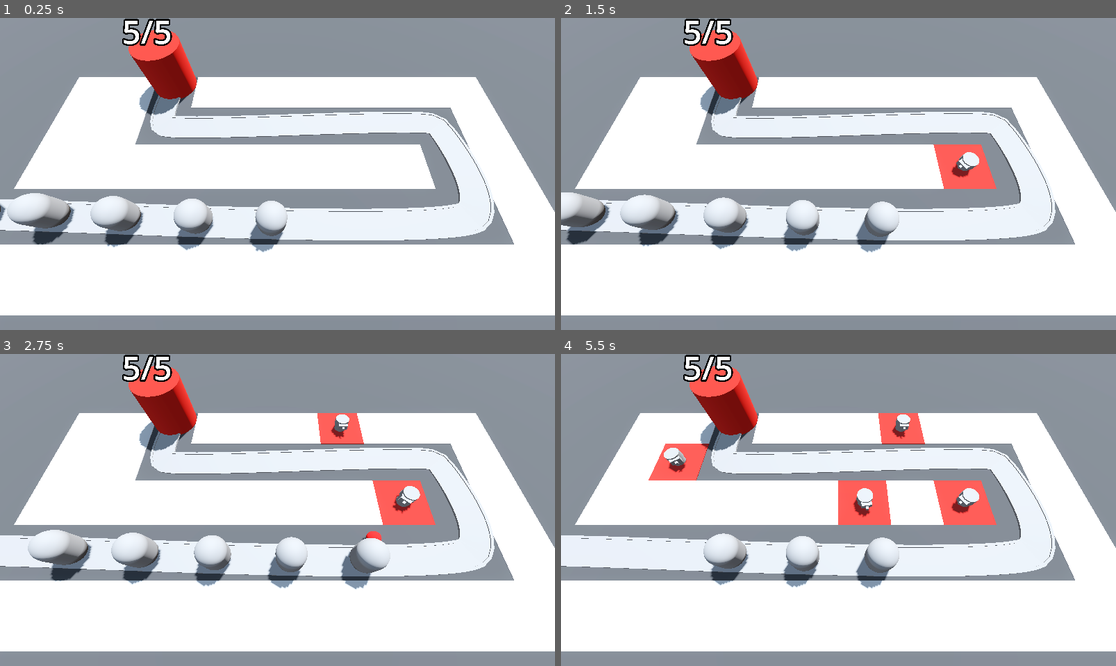
Above: before the commit, frames 1-4 (two rows, left to right).
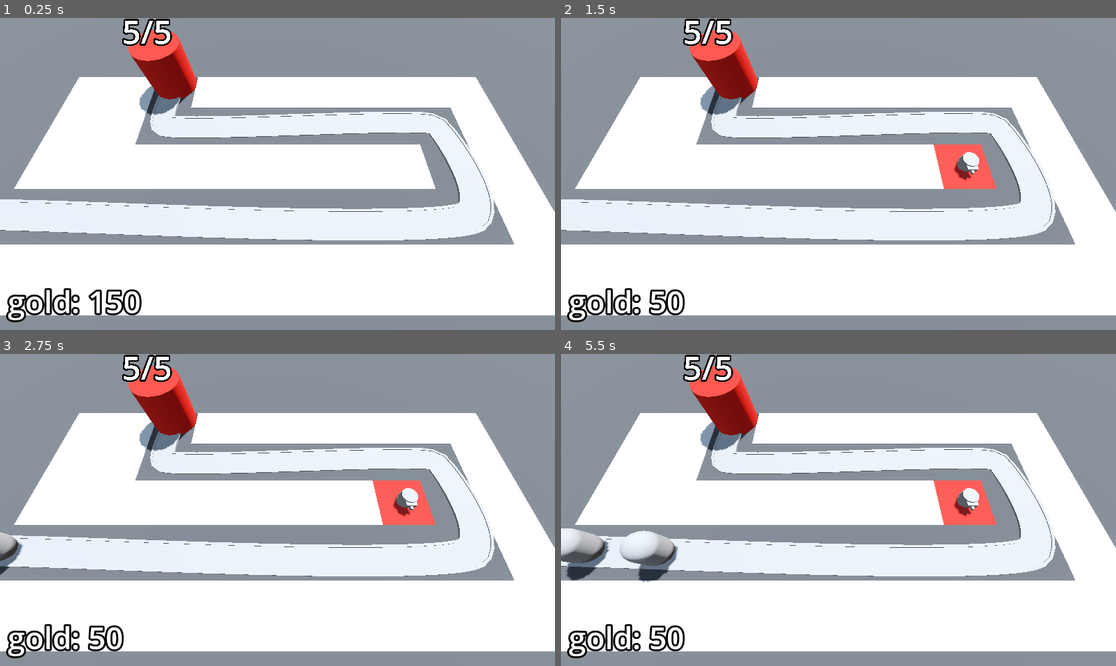
Above: after the commit, the same moments.

Repository: powerfrontier/barbarian-blaster
Game: Godot game, scene res://BaseLevel.tscn
The game is run twice, just before and just after one commit, with the same random seed, the same clock (stepped at 60 frames per second) and the same inputs.
Inputs (mouse positions are in pixels of both pictures, inside the frame that each line leads up to):
- Up to frame 1 (0.25 s): no input
- Up to frame 2 (1.5 s): move the mouse to (960, 158) at 0.52 s; press the mouse at (960, 158) at 0.53 s; move the mouse to (727, 189) at 1.27 s; release the mouse at (727, 189) at 1.28 s; click (727, 189) at 1.35 s
- Up to frame 3 (2.75 s): move the mouse to (333, 441) at 2.02 s; press the mouse at (333, 441) at 2.03 s
- Up to frame 4 (5.5 s): move the mouse to (810, 572) at 2.77 s; release the mouse at (810, 572) at 2.78 s; click (810, 572) at 2.85 s; move the mouse to (1005, 556) at 3.52 s; press the mouse at (1005, 556) at 3.53 s; move the mouse to (672, 463) at 4.27 s; release the mouse at (672, 463) at 4.28 s; click (672, 463) at 4.35 s; move the mouse to (866, 510) at 5.02 s; press the mouse at (866, 510) at 5.03 s

The runs differ from the first frame. In frame 1, 4.1% of the frame differs, in the area x 0-52%, y 56-98%; in frame 2, 4.8%; in frame 3, 5.9%; in frame 4, 7.5%, in the area x 0-76%, y 18-98%.

Commit message:
up to lesson 52

Diff:
--- /dev/null
+++ b/Bank.gd
@@ -0,0 +1,13 @@
+extends MarginContainer
+
+@export var starting_gold: int = 150
+
+@onready var label = $Label
+
+var gold: int:
+	set(gold_in):
+		gold = max(gold_in, 0)
+		label.text = "gold: " + str(gold)
+
+func _ready():
+	gold = starting_gold
--- a/BaseLevel.tscn
+++ b/BaseLevel.tscn
@@ -1,11 +1,13 @@
-[gd_scene load_steps=12 format=3 uid="uid://0lbujdxryj36"]
+[gd_scene load_steps=15 format=3 uid="uid://0lbujdxryj36"]
 
 [ext_resource type="MeshLibrary" uid="uid://bb6q0pf4b08c5" path="res://MeshLibraries/SpaceLibrary.tres" id="1_1s1jp"]
 [ext_resource type="PackedScene" uid="uid://w2s3jooqxk4x" path="res://RayPickerCamera/ray_picker_camera.tscn" id="1_u32rh"]
 [ext_resource type="PackedScene" uid="uid://cyilxrg4sjpyl" path="res://Enemy/enemy.tscn" id="2_cbias"]
 [ext_resource type="PackedScene" uid="uid://chl1wpuyr3s8r" path="res://Base/base.tscn" id="3_kw27p"]
+[ext_resource type="Script" path="res://EnemyPath.gd" id="3_sxuf2"]
 [ext_resource type="Script" path="res://TurretManager.gd" id="5_csha7"]
 [ext_resource type="PackedScene" uid="uid://d31qxh3cax27q" path="res://Turret/turret.tscn" id="6_fh355"]
+[ext_resource type="Script" path="res://Bank.gd" id="8_tvlc5"]
 
 [sub_resource type="ProceduralSkyMaterial" id="ProceduralSkyMaterial_tcfpv"]
 sky_horizon_color = Color(0.64625, 0.65575, 0.67075, 1)
@@ -29,6 +31,11 @@
 "tilts": PackedFloat32Array(0, 0, 0, 0, 0)
 }
 point_count = 5
+
+[sub_resource type="LabelSettings" id="LabelSettings_n4e4k"]
+font_size = 64
+outline_size = 16
+outline_color = Color(0, 0, 0, 1)
 
 [node name="BaseLevel" type="Node3D"]
 
@@ -56,10 +63,12 @@
 "cells": PackedInt32Array(65535, 65534, 131072, 65531, 65535, 131072, 4, 65535, 131072, 65535, 2, 131072, 65531, 65534, …(466 unchanged characters)…
 }
 
-[node name="Path3D" type="Path3D" parent="."]
+[node name="EnemyPath" type="Path3D" parent="."]
 curve = SubResource("Curve3D_ad7kd")
+script = ExtResource("3_sxuf2")
+enemy_scene = ExtResource("2_cbias")
 
-[node name="Road" type="CSGPolygon3D" parent="Path3D"]
+[node name="Road" type="CSGPolygon3D" parent="EnemyPath"]
 polygon = PackedVector2Array(-1, 0, -1, 0.1, 1, 0.1, 1, 0)
 mode = 2
 path_node = NodePath("..")
@@ -72,7 +81,7 @@
 path_u_distance = 1.0
 path_joined = false
 
-[node name="RightEdge" type="CSGPolygon3D" parent="Path3D"]
+[node name="RightEdge" type="CSGPolygon3D" parent="EnemyPath"]
 polygon = PackedVector2Array(0.9, 0, 0.9, 0.15, 1.1, 0.15, 1.1, 0)
 mode = 2
 path_node = NodePath("..")
@@ -85,7 +94,7 @@
 path_u_distance = 1.0
 path_joined = false
 
-[node name="LeftEdge" type="CSGPolygon3D" parent="Path3D"]
+[node name="LeftEdge" type="CSGPolygon3D" parent="EnemyPath"]
 polygon = PackedVector2Array(-1.1, 0, -1.1, 0.15, -0.9, 0.15, -0.9, 0)
 mode = 2
 path_node = NodePath("..")
@@ -98,28 +107,35 @@
 path_u_distance = 1.0
 path_joined = false
 
-[node name="Enemy" parent="Path3D" instance=ExtResource("2_cbias")]
-transform = Transform3D(0.151116, 0, -0.988474, 0, 0.999982, 0, 0.988487, 0, 0.151114, -21, 0, 6)
-
-[node name="Enemy2" parent="Path3D" instance=ExtResource("2_cbias")]
-transform = Transform3D(-0.0331728, 0.00510099, -0.999393, 0.000519354, 0.999969, 0.00508643, 0.999419, -0.000350327, -0.0331746, -16.0025, -0.0240792, 6.07175)
-progress = 5.0
-
-[node name="Enemy3" parent="Path3D" instance=ExtResource("2_cbias")]
-transform = Transform3D(-0.0353605, 0.00456287, -0.999322, 0.000530319, 0.999972, 0.00454685, 0.999344, -0.000369201, -0.0353621, -11.0055, -0.0483073, 6.24687)
-progress = 10.0
-
-[node name="Enemy4" parent="Path3D" instance=ExtResource("2_cbias")]
-transform = Transform3D(-0.0317257, 0.00371687, -0.999446, 0.000515446, 0.999975, 0.00370229, 0.999468, -0.000397725, -0.0317269, -6.00848, -0.0690615, 6.41631)
-progress = 15.0
-
-[node name="Enemy5" parent="Path3D" instance=ExtResource("2_cbias")]
-transform = Transform3D(-0.0238207, 0.00246101, -0.999671, 0.000491267, 0.999979, 0.00244994, 0.999687, -0.000432769, -0.0238215, -1.01044, -0.0846667, 6.55722)
-progress = 20.0
+[node name="Timer" type="Timer" parent="EnemyPath"]
+wait_time = 2.0
+autostart = true
 
 [node name="Base" parent="." instance=ExtResource("3_kw27p")]
 
 [node name="TurretManager" type="Node3D" parent="." node_paths=PackedStringArray("enemy_path")]
 script = ExtResource("5_csha7")
 turret = ExtResource("6_fh355")
-enemy_path = NodePath("../Path3D")
+enemy_path = NodePath("../EnemyPath")
+
+[node name="Bank" type="MarginContainer" parent="." groups=["bank"]]
+anchors_preset = 15
+anchor_right = 1.0
+anchor_bottom = 1.0
+grow_horizontal = 2
+grow_vertical = 2
+mouse_filter = 2
+theme_override_constants/margin_left = 16
+theme_override_constants/margin_top = 16
+theme_override_constants/margin_right = 16
+theme_override_constants/margin_bottom = 16
+script = ExtResource("8_tvlc5")
+
+[node name="Label" type="Label" parent="Bank"]
+layout_mode = 2
+size_flags_horizontal = 0
+size_flags_vertical = 8
+text = "placeholder"
+label_settings = SubResource("LabelSettings_n4e4k")
+
+[connection signal="timeout" from="EnemyPath/Timer" to="EnemyPath" method="spawn_enemy"]
--- a/Enemy/enemy.gd
+++ b/Enemy/enemy.gd
@@ -2,6 +2,7 @@
 
 @export var speed: float = 2.5
 @export var max_health: int = 50
+@export var gold_earned_per_barbarian: int = 15
 
 var current_health: int:
 	set(health):
@@ -10,10 +11,12 @@
 		current_health = health
 		#print(current_health)
 		if current_health < 1:
+			bank.gold += gold_earned_per_barbarian
 			queue_free()
 
 @onready var base = get_tree().get_first_node_in_group("base")
 @onready var animation_player = $AnimationPlayer
+@onready var bank = get_tree().get_first_node_in_group("bank")
 
 # Called when the node enters the scene tree for the first time.
 func _ready() -> void:
--- a/Enemy/enemy.tscn
+++ b/Enemy/enemy.tscn
@@ -14,6 +14,21 @@
 radius = 1.0
 height = 3.0
 
+[sub_resource type="Animation" id="Animation_28d78"]
+length = 0.001
+tracks/0/type = "value"
+tracks/0/imported = false
+tracks/0/enabled = true
+tracks/0/path = NodePath("DamageHilight:visible")
+tracks/0/interp = 1
+tracks/0/loop_wrap = true
+tracks/0/keys = {
+"times": PackedFloat32Array(0),
+"transitions": PackedFloat32Array(1),
+"update": 1,
+"values": [false]
+}
+
 [sub_resource type="Animation" id="Animation_s2k86"]
 resource_name = "TakeDamage"
 length = 0.1
@@ -28,21 +43,6 @@
 "transitions": PackedFloat32Array(1, 1),
 "update": 1,
 "values": [true, false]
-}
-
-[sub_resource type="Animation" id="Animation_28d78"]
-length = 0.001
-tracks/0/type = "value"
-tracks/0/imported = false
-tracks/0/enabled = true
-tracks/0/path = NodePath("DamageHilight:visible")
-tracks/0/interp = 1
-tracks/0/loop_wrap = true
-tracks/0/keys = {
-"times": PackedFloat32Array(0),
-"transitions": PackedFloat32Array(1),
-"update": 1,
-"values": [false]
 }
 
 [sub_resource type="AnimationLibrary" id="AnimationLibrary_itbuo"]
--- /dev/null
+++ b/EnemyPath.gd
@@ -0,0 +1,7 @@
+extends Path3D
+
+@export var enemy_scene: PackedScene
+
+func spawn_enemy() -> void:
+	var new_enemy = enemy_scene.instantiate()
+	add_child(new_enemy)
--- a/RayPickerCamera/ray_picker_camera.gd
+++ b/RayPickerCamera/ray_picker_camera.gd
@@ -2,8 +2,10 @@
 
 @export var gridmap: GridMap
 @export var turret_manager: Node3D
+@export var turret_cost: int = 100
 
 @onready var ray_cast_3d: RayCast3D = $RayCast3D
+@onready var bank = get_tree().get_first_node_in_group("bank")
 
 # Called when the node enters the scene tree for the first time.
 func _ready() -> void:
@@ -18,16 +20,20 @@
 	#printt(ray_cast_3d.get_collider(), ray_cast_3d.get_collision_point())
 
 	if ray_cast_3d.is_colliding():
-		var collider = ray_cast_3d.get_collider()
-		if collider is GridMap:
-			var collision_point = ray_cast_3d.get_collision_point()
-			var cell = gridmap.local_to_map(collision_point)
-			#print(cell)
-			if gridmap.get_cell_item(cell) == 0:
-				Input.set_default_cursor_shape(Input.CURSOR_POINTING_HAND)
-				if Input.is_action_pressed("click"):
-					gridmap.set_cell_item(cell, 1)
-					var tile_position = gridmap.map_to_local(cell)
-					turret_manager.build_turret(tile_position)
+		if bank.gold >= turret_cost:
+			Input.set_default_cursor_shape(Input.CURSOR_POINTING_HAND)
+			var collider = ray_cast_3d.get_collider()
+			if collider is GridMap:
+				var collision_point = ray_cast_3d.get_collision_point()
+				var cell = gridmap.local_to_map(collision_point)
+				#print(cell)
+				if gridmap.get_cell_item(cell) == 0:
+					if Input.is_action_pressed("click"):
+						gridmap.set_cell_item(cell, 1)
+						var tile_position = gridmap.map_to_local(cell)
+						turret_manager.build_turret(tile_position)
+						bank.gold -= turret_cost
+		else:
+			Input.set_default_cursor_shape(Input.CURSOR_ARROW)
 	else:
 		Input.set_default_cursor_shape(Input.CURSOR_ARROW)
Not shown: 4 places in MeshLibraries/SpaceLibrary.tres that only renumber resources
